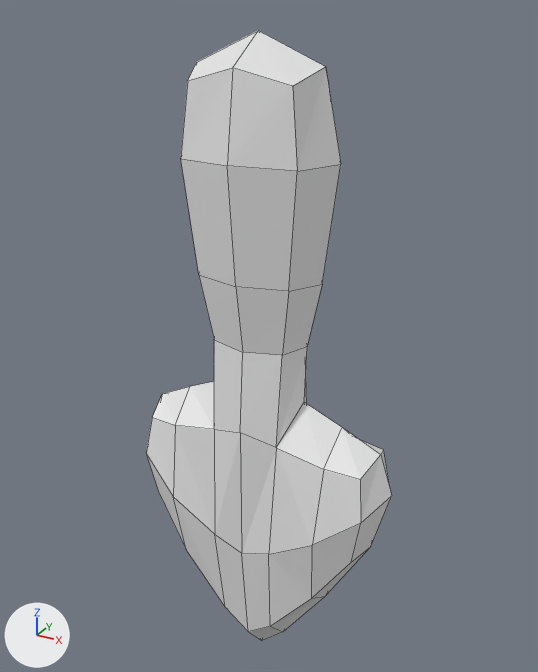
The Blender file Assets/Meshes/arrow.blend as it was, and as the next commit left it.
One viewpoint serves both versions: a camera (50 mm lens) standing at (0.313, -0.552, 0.126) and looking at (-0.002, 0.021, -0.16). The lights are fixed; the arrows at lower left show +X, +Y and +Z. Mesh edges are drawn as thin lines.
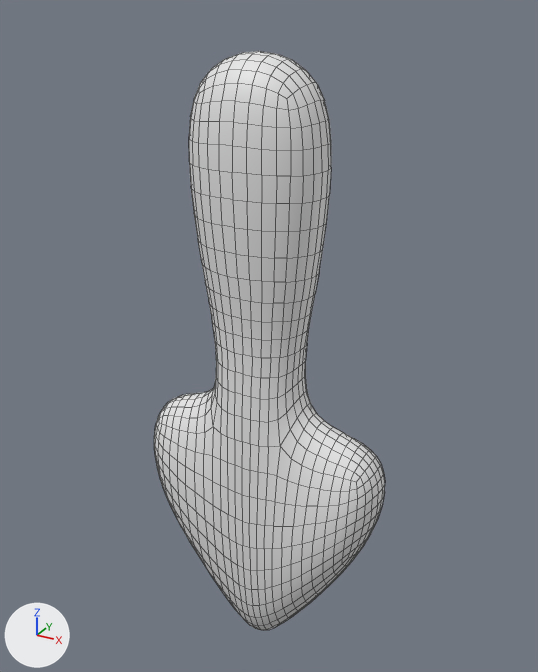
What changed in the scene script:
```text
Change me_cube:
    where me_cube.from_pydata(...)  # 90 vertices, 88 faces; spans x -0.13..0.138, y -0.11..0.528, z -0.05..0.05
    used by ob_cube; location = (0.0, 0.0, 0.0); rotation_euler = (4.712, 0.0, 0.0), in degrees (270, 0, 0)
    me_cube part 1: all faces are now shaded smooth (88 of 88 changed)
Change ob_cube:
    add _m = ob_cube.modifiers.new('Subdivision', 'SUBSURF')
```

What differs and where, as boxes (x1, y1, x2, y2) in the pictures (538 x 672 px):
'Cube', modifiers changed (6% narrower): before (146, 31, 392, 641); after (154, 51, 385, 630)
